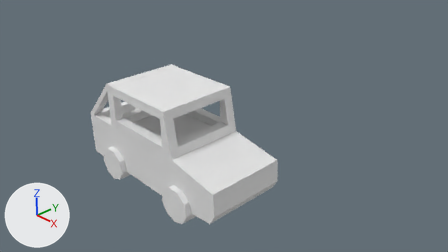
The Blender file blends/car4.blend, before and after one commit.
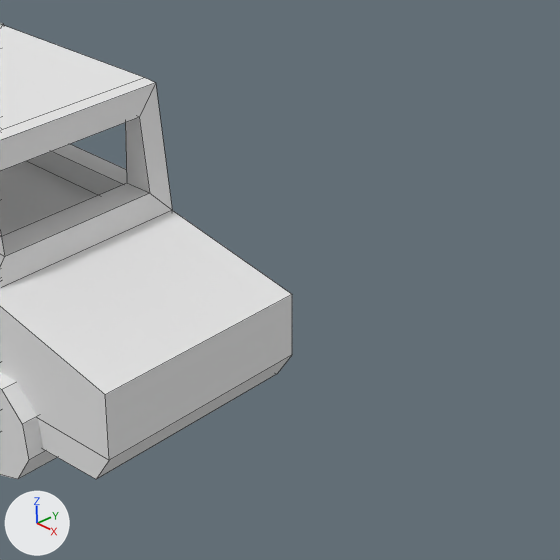
Old and new are each drawn from the file's camera 'Camera' and again close up on the part from 39% to 83% of the width and 23% to 100% of the height. Every picture has the same lights, and +X, +Y and +Z are marked at lower left. The close-ups show mesh edges as thin lines.
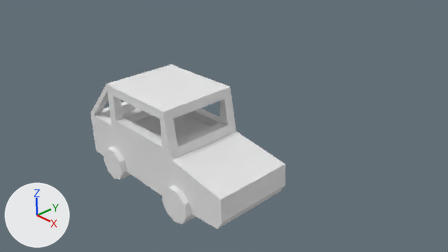
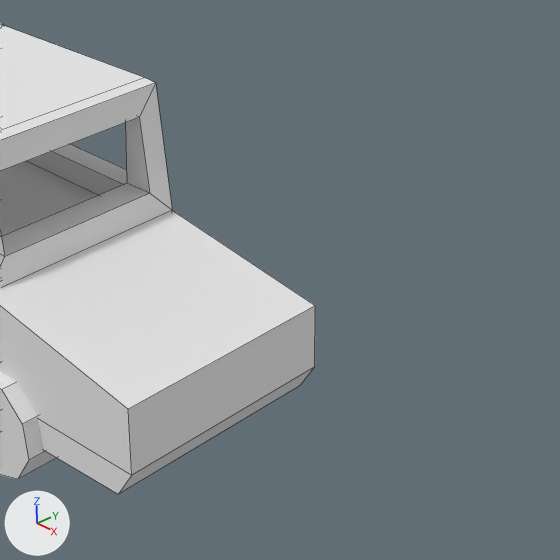
The newer file is also turned or shifted as a whole; pictures and numbers use the older file's frame.

Pixel boxes (x1, y1, x2, y2) of what changed, in the close-ups (560 x 560 px; the box of a moved part takes in the faces that stretch with it):
'Cube', reshaped
    before: (0, 23, 292, 479)
    after: (0, 23, 315, 494)
part 1 of me_cube, moved or reshaped
    before: (0, 215, 292, 479)
    after: (0, 215, 315, 494)

The change in detail:
me_cube has 163 vertices, 139 faces, 3 loose edges and spans x -3.64..1.25, y -1.15..1.15, z -1.63..1.0.
me_cube is used by ob_cube; location (0.0, 0.0, 0.0).
Before the commit, vertices of me_cube: 12 (1.25, 1.0, -0.93) at pixel (292, 354), 13 (1.25, -1.0, -0.93) at pixel (109, 460), 14 (1.22, 1.0, -0.37) at pixel (292, 294), 15 (1.22, -1.0, -0.37) at pixel (105, 394), 24 (1.1, 1.0, -1.18) at pixel (277, 373).
Before the commit, vertices of me_cube: 25 (1.1, -1.0, -1.18) at pixel (96, 479).
Part 1, on me_cube:
Vertices 12 to 15, 24, 25 of me_cube move by (0.24, 0.0, 0.0).
